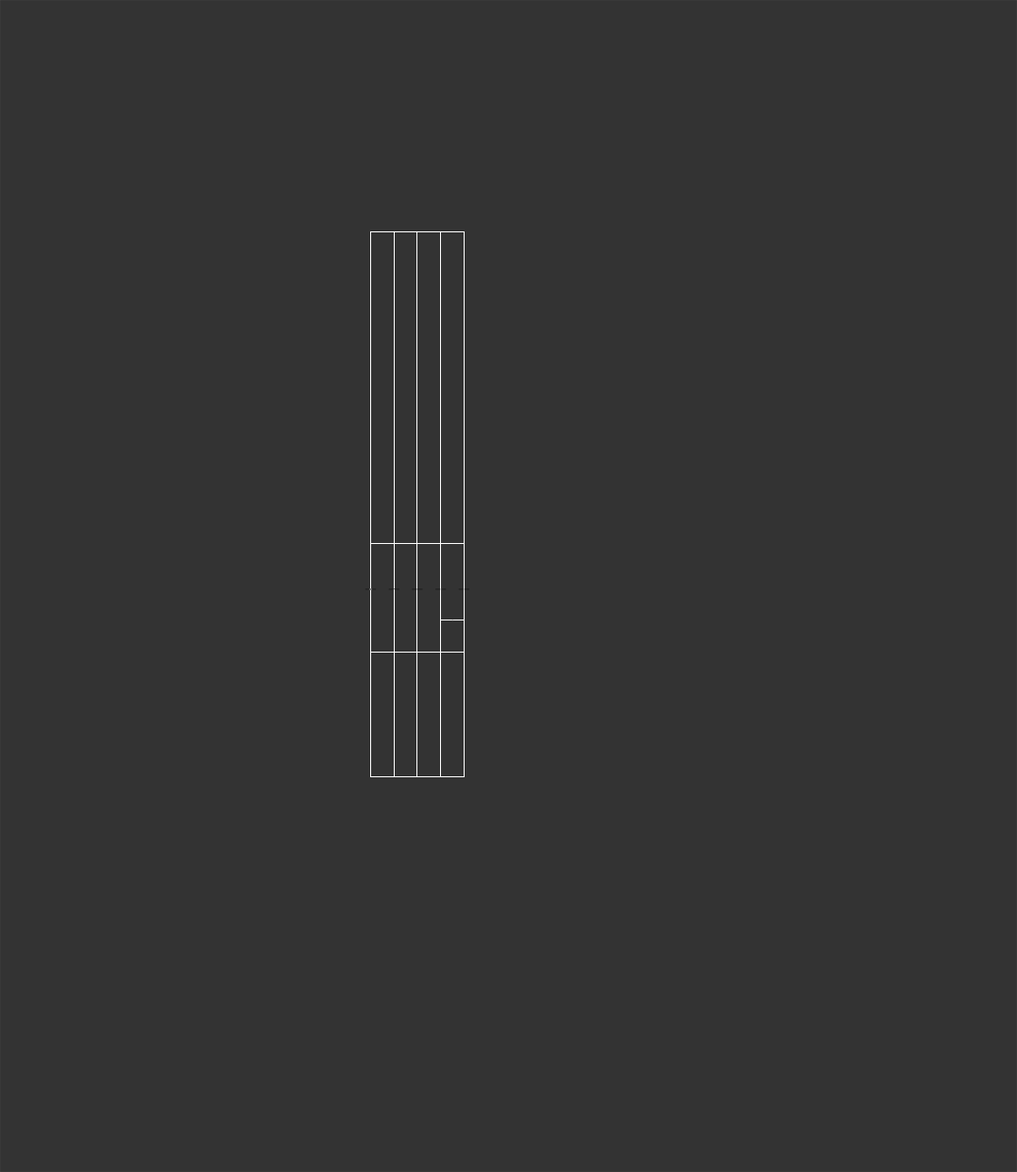
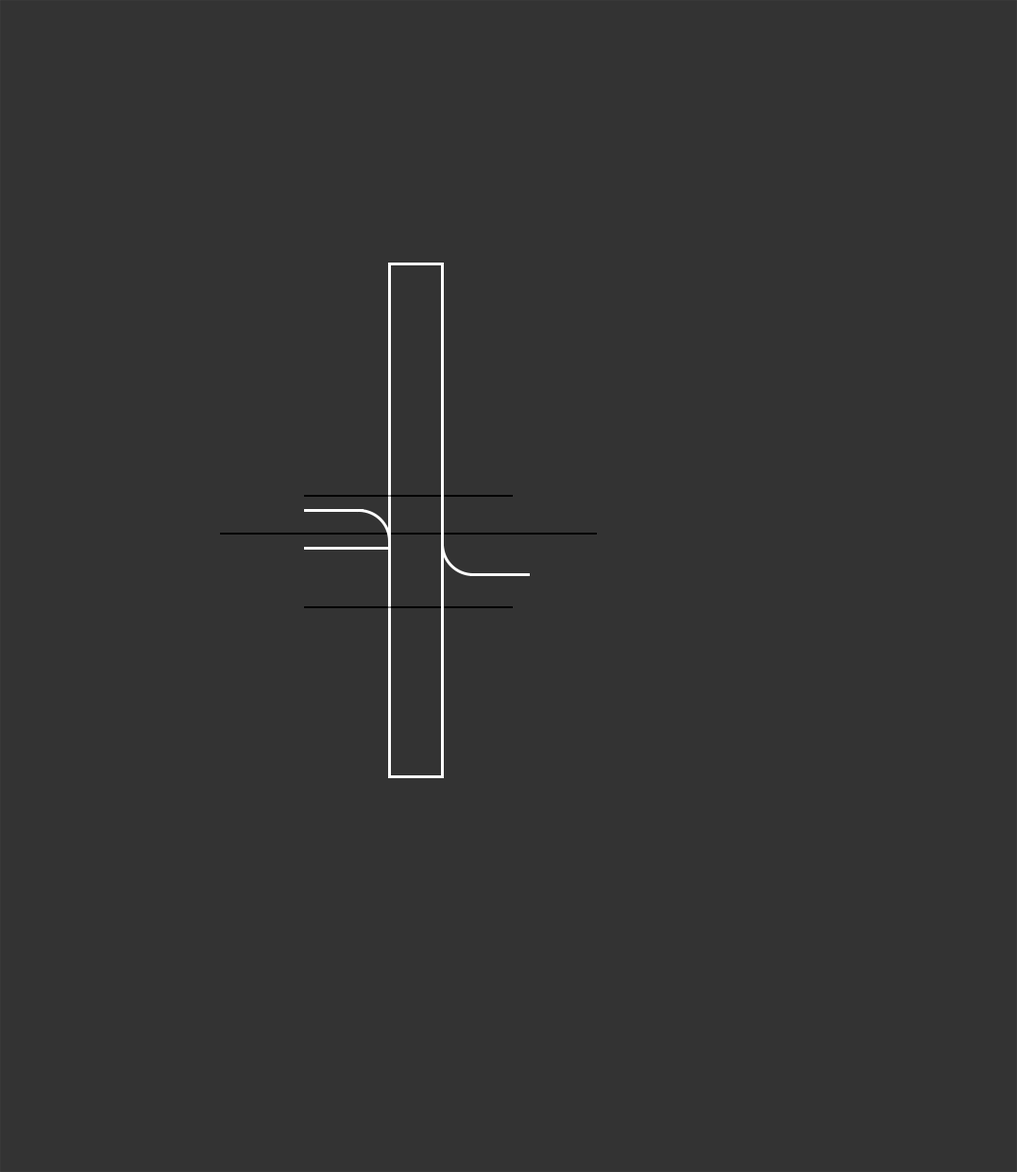
Layer changes from the first (1017, 1172) image to the second:
removed layer "形状 4 拷贝 7" (1st of 2, in "组 1") from group "组 1" over [464, 588, 470, 591]
removed layer "形状 4 拷贝 7" (2nd of 2, in "组 1") from group "组 1" over [457, 588, 463, 591]
renamed "形状 7" to "形状 1 拷贝 5", painted on it over [439, 262, 444, 778]
removed layer "形状 4 拷贝 8" (1st of 2, in "组 1") from group "组 1" over [394, 588, 400, 591]
removed layer "形状 4 拷贝 6" from group "组 1" over [440, 588, 447, 591]
painted on "形状 1 拷贝 4" over [370, 231, 391, 778]
removed layer "形状 1 拷贝 3" from group "组 1" over [393, 231, 395, 776]
removed layer "形状 1 拷贝 2" from group "组 1" over [416, 231, 418, 776]
removed layer "形状 1 拷贝" from group "组 1" over [439, 231, 441, 776]
removed layer "形状 1" from group "组 1" over [463, 231, 465, 778]
added layer "形状 3 拷贝 3" in group "组 1" over [304, 546, 391, 550]
added layer "形状 3 拷贝 2" in group "组 1" over [304, 508, 364, 512]
added layer "形状 3 拷贝" in group "组 1" over [470, 573, 530, 576]
painted on "形状 3" over [370, 775, 465, 778]
removed layer "形状 2 拷贝 2" from group "组 1" over [370, 651, 464, 653]
removed layer "形状 2 拷贝" from group "组 1" over [370, 542, 464, 544]
added layer "椭圆 2 拷贝" in group "组 1" over [345, 508, 391, 555]
added layer "椭圆 2" in group "组 1" over [440, 530, 487, 576]
painted on "形状 2" over [370, 231, 464, 266]
removed layer "形状 6" from group "组 1" over [439, 619, 464, 621]
moved "形状 4 拷贝" above "形状 4 拷贝 2", painted on it over [304, 588, 513, 609]
moved "形状 4 拷贝 2" above "形状 4", painted on it over [219, 532, 597, 591]
moved "形状 4" above "图层 1", painted on it over [304, 494, 513, 591]
added layer "背景 拷贝" above "背景" over [219, 231, 597, 778]
…and 1 more changes (1 removed)
